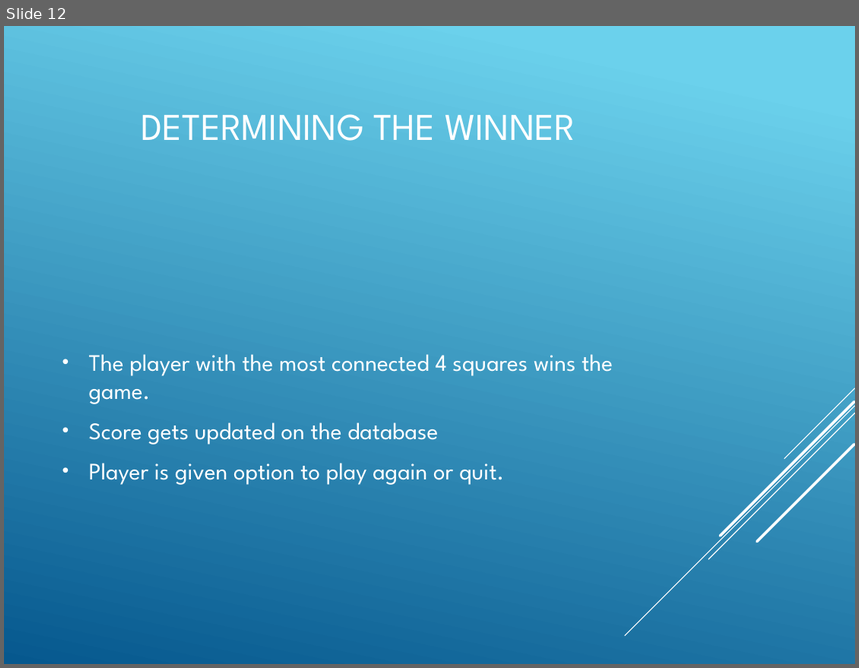
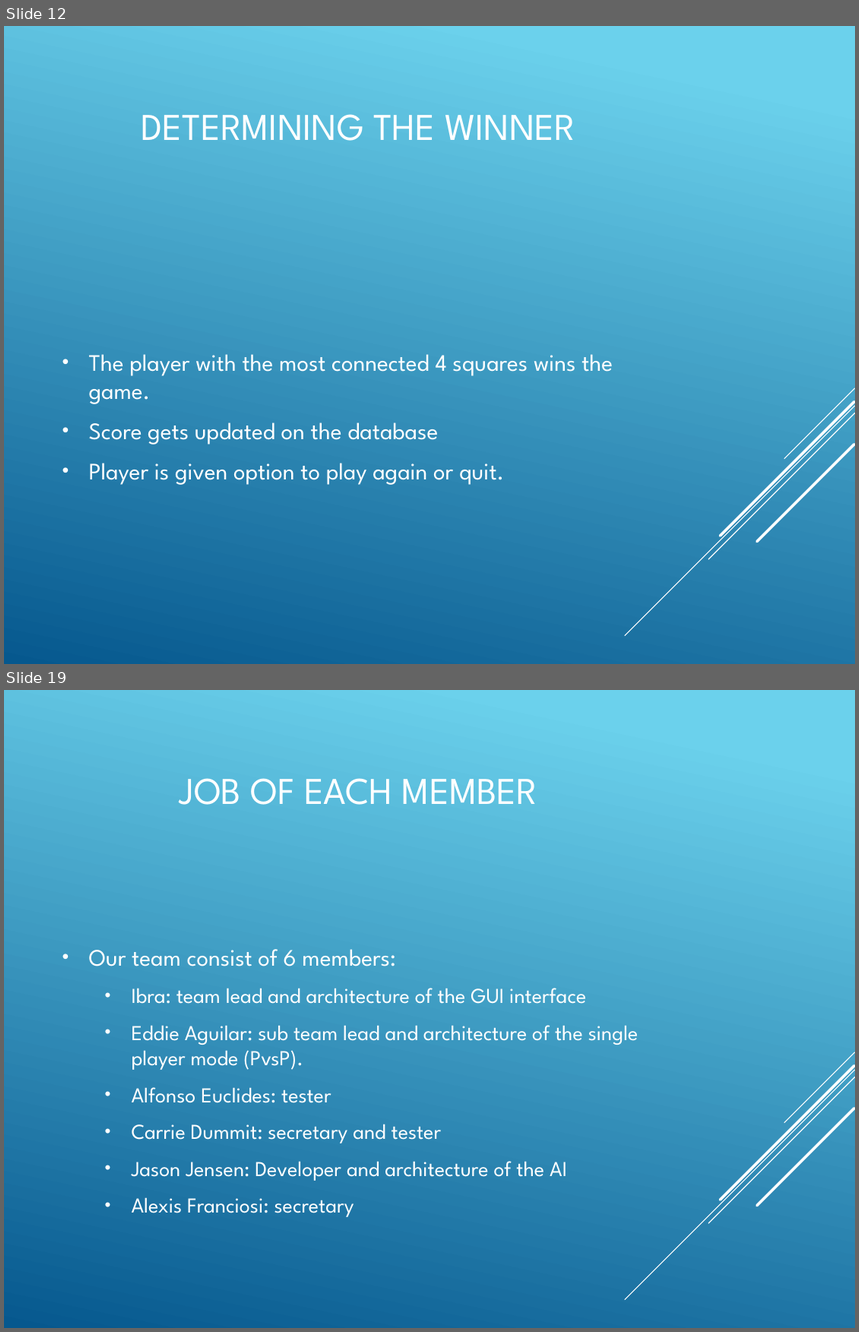
Before and after one commit to Amatarasu/A-Team, a slide deck: Power Point Presentation-bk.pptx. Shown one above the other, each under a label of ours: slide 12 before the commit, slides 12 and 19 after it; the slides between them are not shown. The pictures are 859x668 and 859x1332 pixels, drawn with LibreOffice and Linux fonts; fonts in the diff are those of the drawing. Boxes give left, top, right and bottom in pixels: in the first picture for what was removed or moved away, otherwise in the second. Text is boxed around its words. In the diff, an @@ line names an element or a change of style, - is before the commit and + after.

```diff
--- a/Power Point Presentation-bk.pptx
+++ b/Power Point Presentation-bk.pptx
@@ slide 19 added at <box>4,690,855,1328</box>, background gradient #6ED2EB to #06588E; not listed: 5 template elements that a slide beside it also shows @@
@@ title added at <box>180,778,538,805</box>, 32 pt, text #FFFFFF @@
+JOB OF EACH MEMBER
@@ text added at <box>89,949,639,1217</box>, 18 pt, text #FFFFFF @@
+• Our team consist of 6 members:
+  • Ibra: team lead and architecture of the GUI interface
+  • Eddie Aguilar: sub team lead and architecture of the single player mode (PvsP).
+  • Alfonso Euclides: tester
+  • Carrie Dummit: secretary and tester
+  • Jason Jensen: Developer and architecture of the AI
+  • Alexis Franciosi: secretary
```
Also in this commit, not shown: 1 slide changed, 11 other slides added, 1 slide removed, 8 other files.
